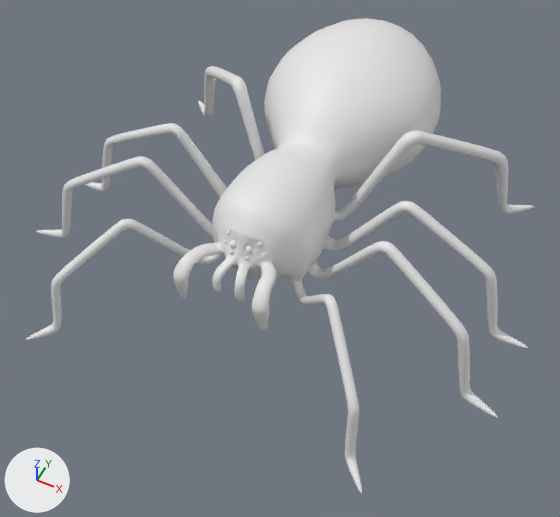
What one commit did to the FBX model Horror Coop Game/Assets/Models/Spider.fbx.
Camera for both pictures: a 50 mm lens placed at (2.42, -6.51, 6.13), pointed at (0.07, -1.82, 0.26). The axes (+X, +Y, +Z) are drawn at lower left. The lights are the same throughout. Where no turn or scale is listed for an object, it has been applied to the vertices.
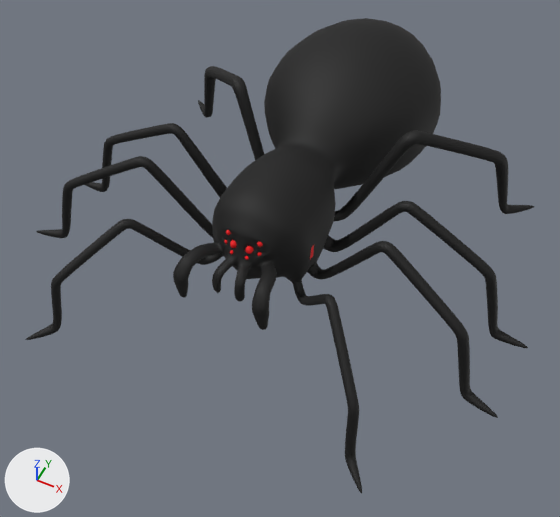
Commit message: improved spider

Boxes (x1, y1, x2, y2) around the edits, measured in the pictures (560 x 517 px):
part 1 of me_cylinder_001, recoloured (white to black)
    both: (26, 18, 534, 493)
part 2 of me_cylinder_001, recoloured (grey to red)
    both: (224, 230, 314, 260)

The change in detail:
Material 'Material.001' (mat_material_001) is new.
Its base color is (0.00364, 0.00359, 0.00359) (black #0c0c0c).
Its roughness is 0.69.
Material 'Material.004' (mat_material_004) is new.
Its base color is (0.8, 0.0, 0.00264) (red #e70009).
Its roughness is 0.69.
me_cylinder_001 has 15498 vertices, 15320 faces and spans x -2.61..2.61, y -3.65..1.34, z -0.86..0.77.
me_cylinder_001 is used by ob_cylinder; location (0.0, 0.0, 0.859).
me_cylinder_001 part 1: 13360 of the faces centred in x -2.6..2.6, y -3.65..1.29, z -0.86..0.75 switch from no material to mat_material_001 (black #0c0c0c).
me_cylinder_001 part 2: 1960 of the faces centred in x -0.19..0.51, y -2.51..-2.03, z -0.08..0.24 switch from no material to mat_material_004 (red #e70009).
